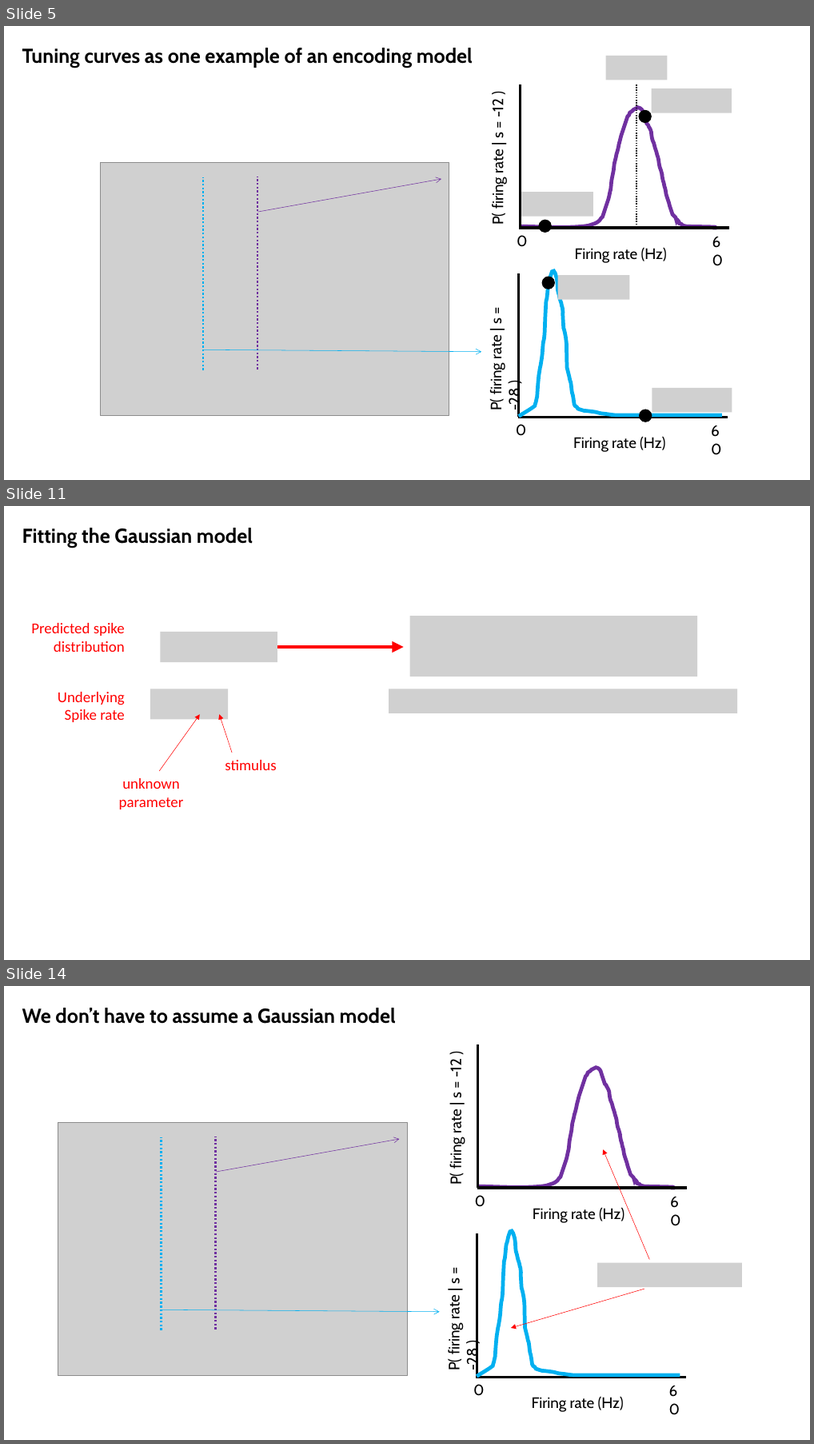
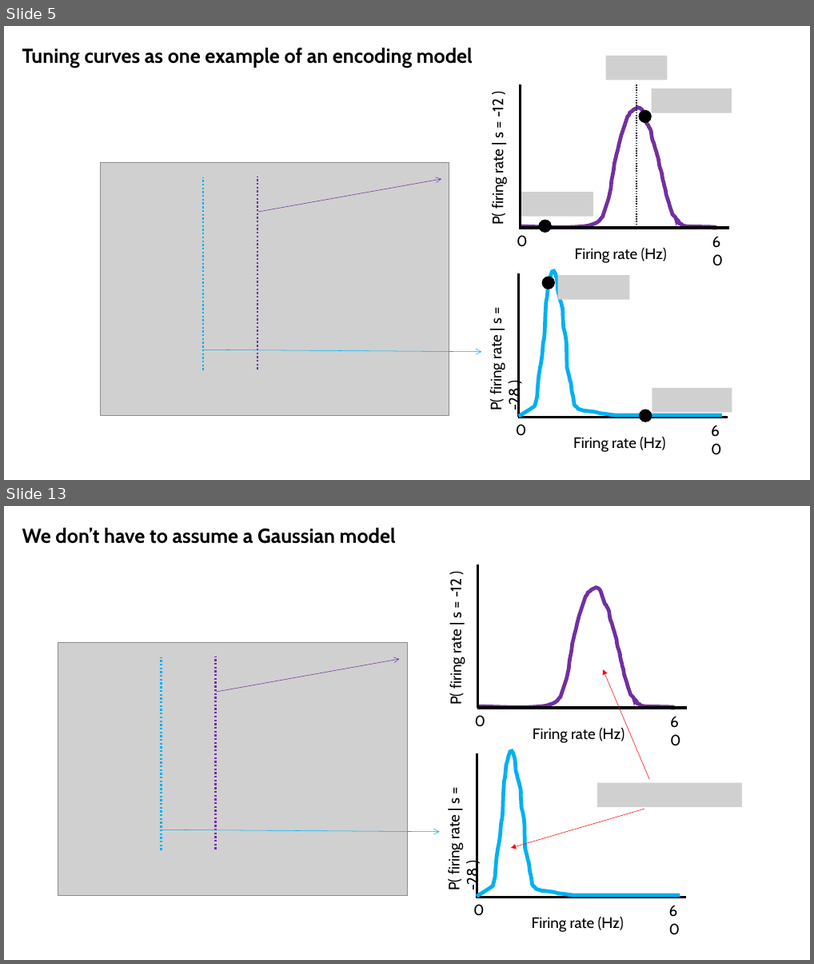
Before and after one commit to SaberaTalukder/Chen_Institute_DataSAI_for_Neuroscience, a slide deck: 07_06_22_day2_dynamical_time_series/slides/day2_practical.pptx. Shown one above the other, each under a label of ours: slides 5, 11 and 14 before the commit, slides 5 and 13 after it; the slides between them are not shown. The pictures are 814x1444 and 814x964 pixels, drawn with LibreOffice and Linux fonts; fonts in the diff are those of the drawing; grey boxes stand for pictures. Boxes give left, top, right and bottom in pixels: in the first picture for what was removed or moved away, otherwise in the second. Text is boxed around its words. In the diff, an @@ line names an element or a change of style, - is before the commit and + after.

```diff
--- a/07_06_22_day2_dynamical_time_series/slides/day2_practical.pptx
+++ b/07_06_22_day2_dynamical_time_series/slides/day2_practical.pptx
@@ slide 11 removed at (x1=4, y1=506, x2=810, y2=960), background #FFFFFF @@
@@ text removed at (x1=22, y1=528, x2=253, y2=548) @@
-Fitting the Gaussian model
@@ text removed at (x1=31, y1=623, x2=125, y2=652) @@
-Predicted spike
-distribution
@@ picture removed at (x1=410, y1=616, x2=698, y2=676) @@
@@ picture removed at (x1=161, y1=632, x2=278, y2=662) @@
@@ arrow removed from (278, 647) to (404, 647) @@
@@ text removed at (x1=58, y1=692, x2=125, y2=722) @@
-Underlying
-Spike rate
@@ picture removed at (x1=150, y1=688, x2=229, y2=719) @@
@@ picture removed at (x1=389, y1=688, x2=738, y2=713) @@
@@ arrow removed from (159, 771) to (200, 714) @@
@@ arrow removed from (232, 752) to (219, 714) @@
@@ text removed at (x1=225, y1=760, x2=276, y2=770) @@
-stimulus
@@ text removed at (x1=119, y1=778, x2=184, y2=809) @@
-unknown
-parameter
@@ what was slide 14 is now slide 13 @@
```
Also in this commit, not shown: 1 slide changed, 6 slides added, 6 other slides removed, 1 other file.
